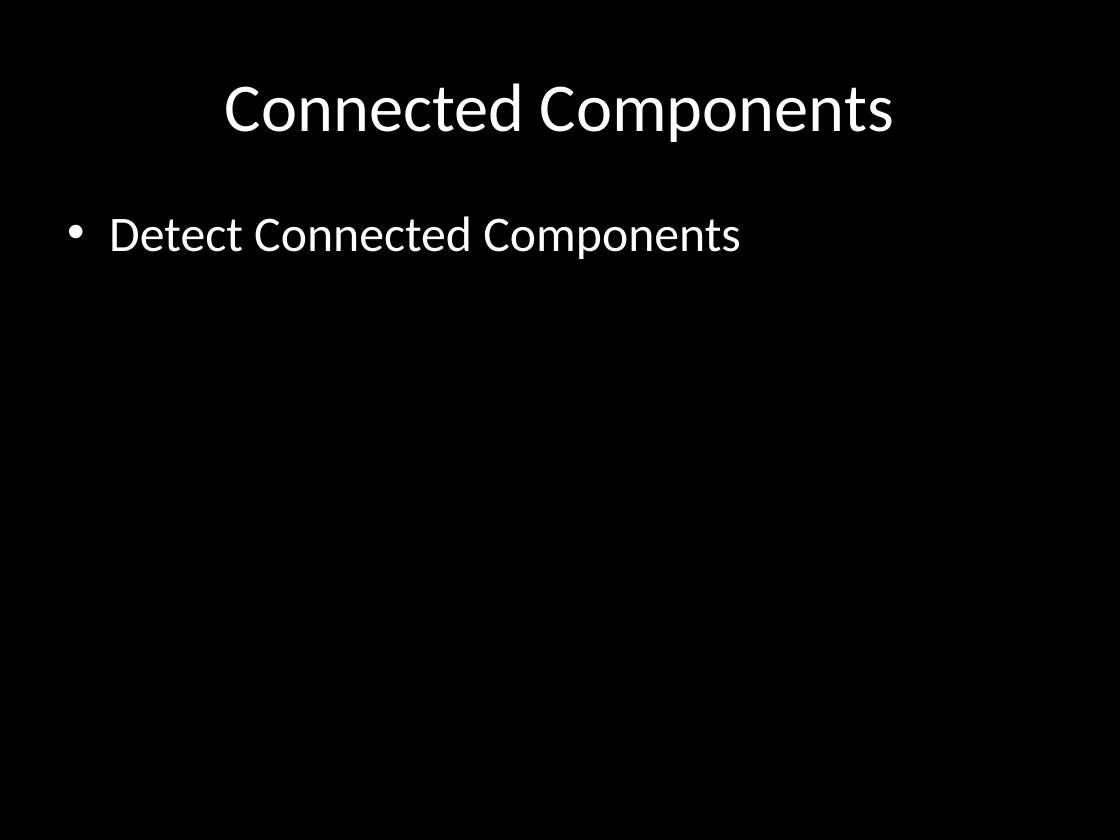
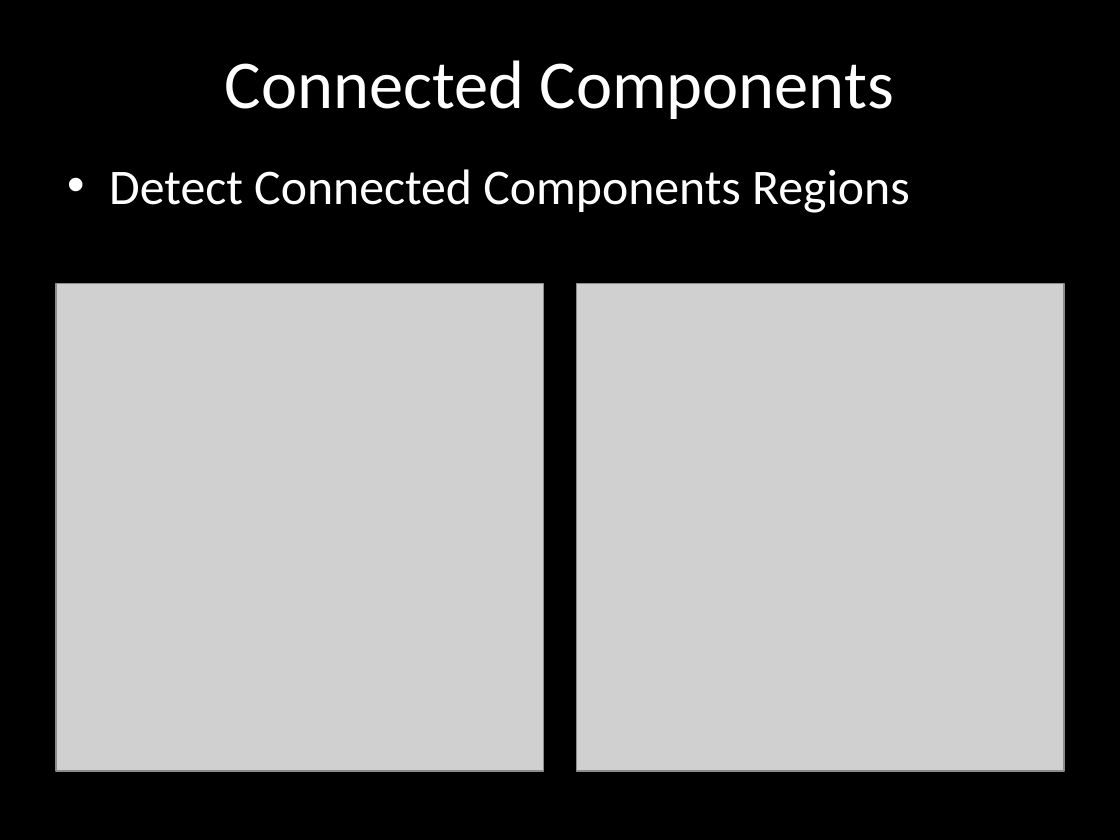
Before and after one commit to kevinduraj/Detect-QR-Code, a slide deck: slide 4 of ComputerVision-KevinDuraj.pptx. Drawn at 1120x840 pixels with LibreOffice and Linux fonts; fonts in the diff are those of the drawing; grey boxes stand for pictures. Boxes give left, top, right and bottom in pixels: in the first picture for what was removed or moved away, otherwise in the second. Text is boxed around its words. In the diff, an @@ line names an element or a change of style, - is before the commit and + after.

Commit message:
Presentation Updates

```diff
--- a/ComputerVision-KevinDuraj.pptx
+++ b/ComputerVision-KevinDuraj.pptx
@@ title "Connected Components" moved from (x1=225, y1=83, x2=894, y2=142) to (x1=225, y1=60, x2=894, y2=119) @@
@@ text at (x1=109, y1=169, x2=910, y2=213): text changed @@
-• Detect Connected Components
+• Detect Connected Components Regions
@@ picture added at (x1=56, y1=283, x2=543, y2=771) @@
@@ picture added at (x1=577, y1=283, x2=1064, y2=771) @@
```
Also in this commit, not shown: 6 slides added, 3 other files.
